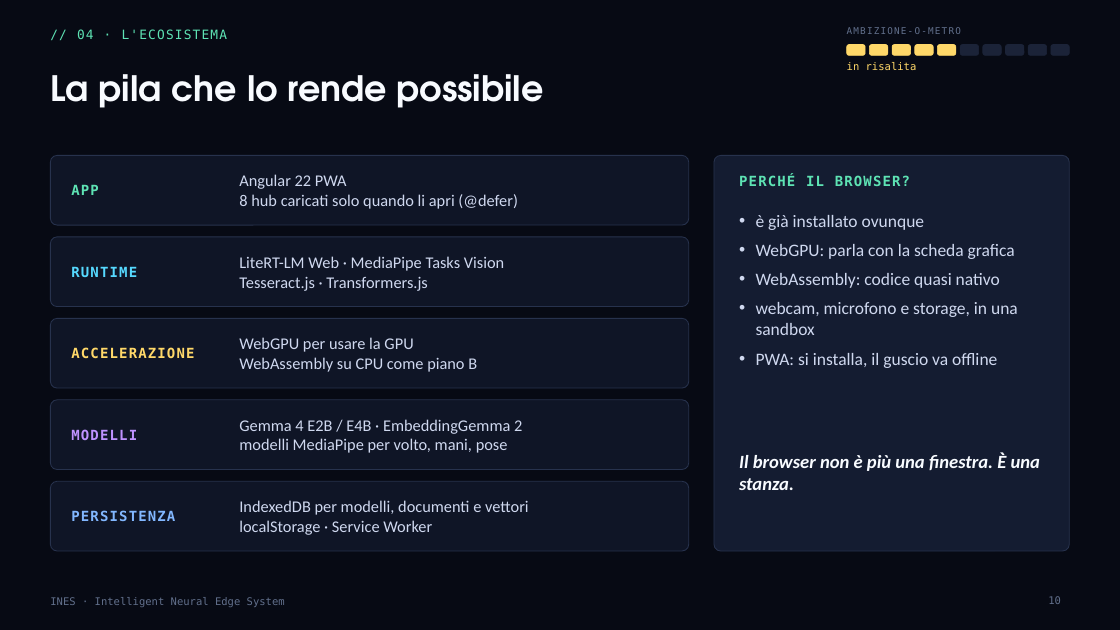
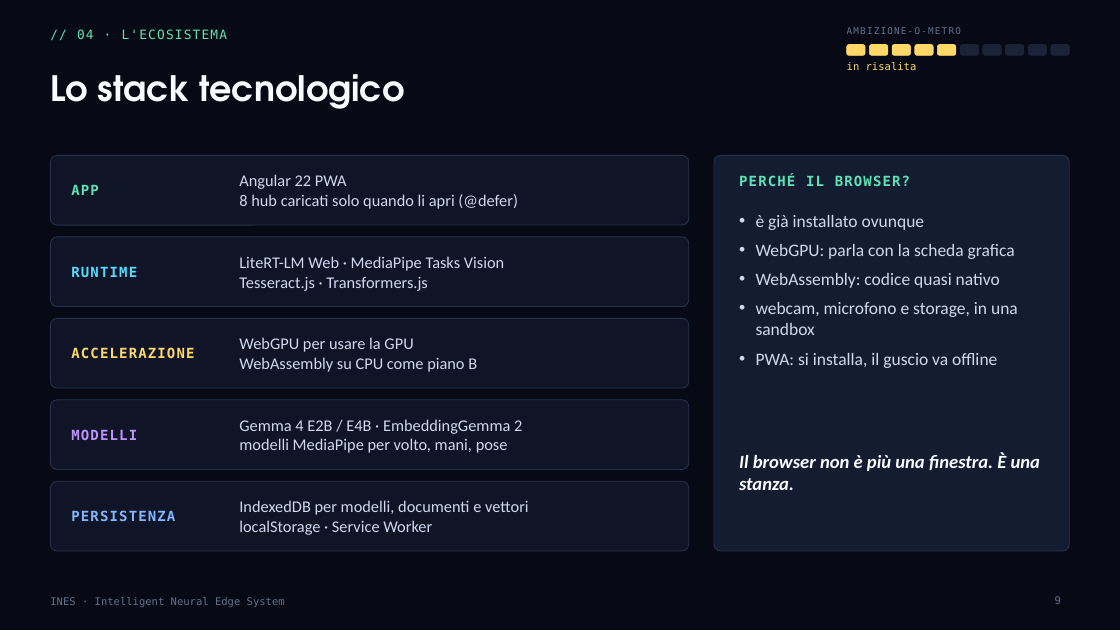
Before and after one commit to marcomattolab/ines, a slide deck: slide 9 of resources/INES-GDG-talk.pptx (slide 10 before the commit). Drawn at 1120x630 pixels with LibreOffice and Linux fonts; fonts in the diff are those of the drawing. Boxes give left, top, right and bottom in pixels: in the first picture for what was removed or moved away, otherwise in the second. Text is boxed around its words. In the diff, an @@ line names an element or a change of style, - is before the commit and + after.

Commit message:
gdg

```diff
--- a/resources/INES-GDG-talk.pptx
+++ b/resources/INES-GDG-talk.pptx
@@ title at box(50, 74, 404, 109): text changed @@
-La pila che lo rende possibile
+Lo stack tecnologico
@@ page number at box(1055, 596, 1061, 604): text changed @@
-10
+9
```
Also in this commit, not shown: 6 other slides changed, 2 slides removed.
